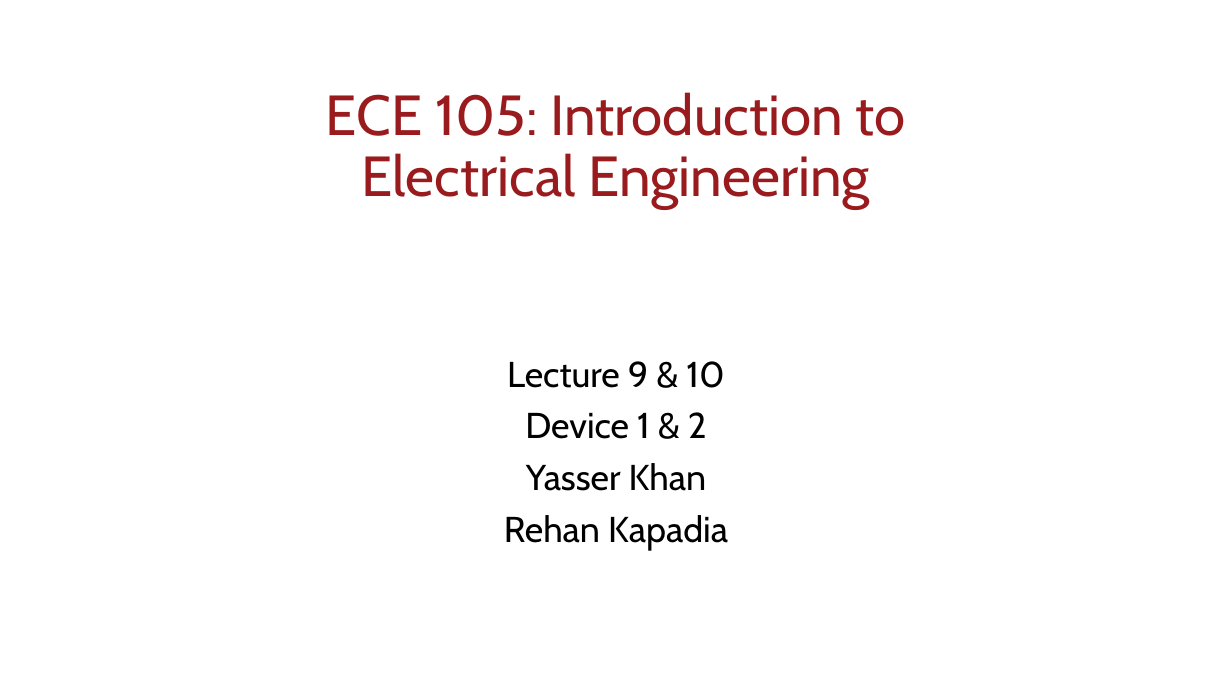
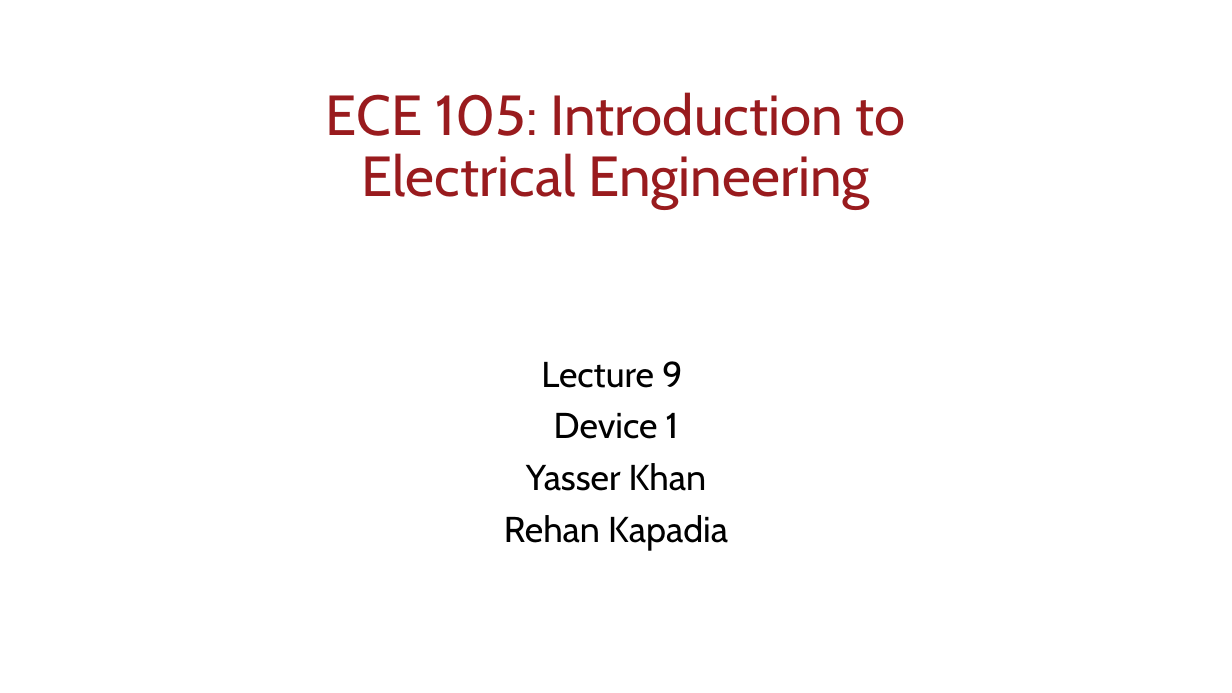
Before and after one commit to uscee105/ee105, a slide deck: slide 1 of assets/module-2-device/mod-2-lecture-9-devices-1.pptx. Drawn at 1232x693 pixels with LibreOffice and Linux fonts; fonts in the diff are those of the drawing; background and template pictures are left out. Boxes give left, top, right and bottom in pixels: in the first picture for what was removed or moved away, otherwise in the second. Text is boxed around its words. In the diff, an @@ line names an element or a change of style, - is before the commit and + after.

Commit message:
device update 2

```diff
--- a/assets/module-2-device/mod-2-lecture-9-devices-1.pptx
+++ b/assets/module-2-device/mod-2-lecture-9-devices-1.pptx
@@ subtitle at bbox=[541, 361, 682, 439]: text changed @@
-Lecture 9 & 10
-Device 1 & 2
+Lecture 9
+Device 1
```
Also in this commit, not shown: 4 other slides changed, 6 slides removed, 10 other files.
